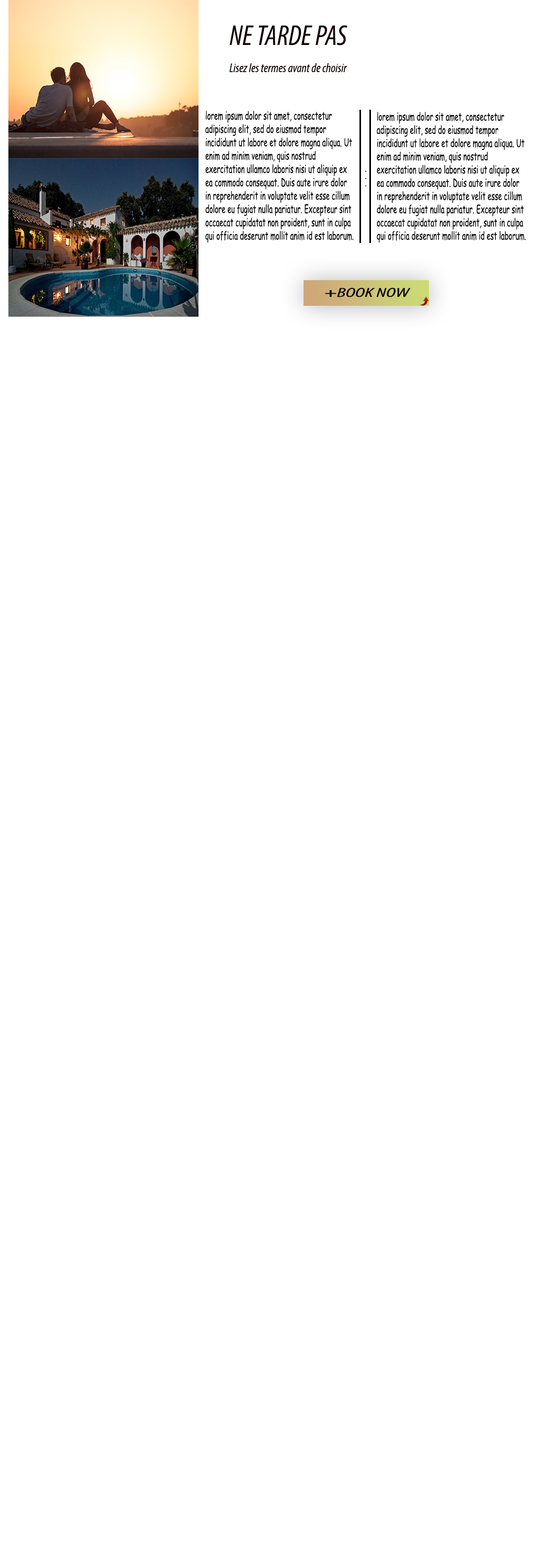
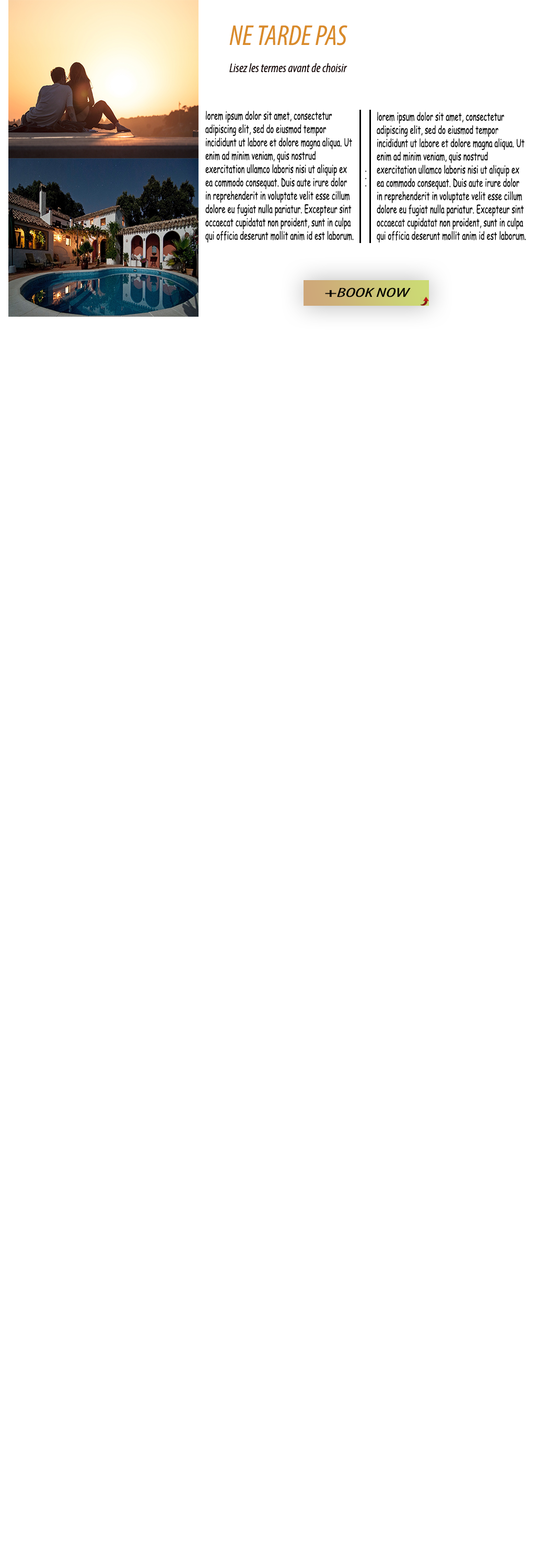
Comparing the layer stacks of the two w=535, h=1568 images. Changes:
painted on "NE TARDE PAS" over [229, 25, 348, 46]
